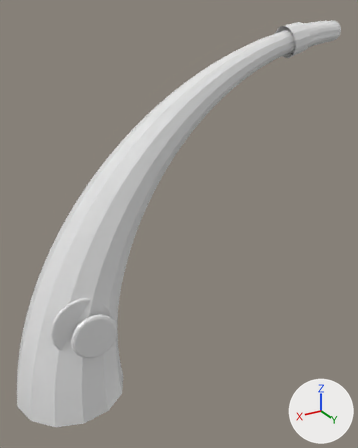
The OBJ model assets/lur.obj: old version first, new version second.
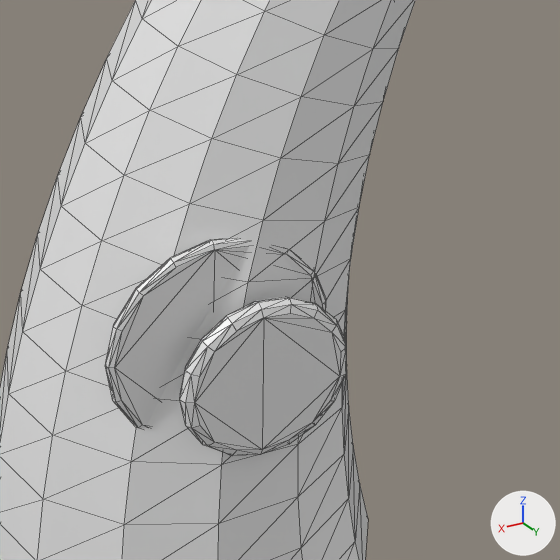
Each version appears first whole from a 50 mm lens placed at (0.163, 0.583, 0.513), pointed at (-0.183, 0.007, 0.225), and next in a close-up on the part from 6% to 49% of the width and 52% to 87% of the height. Lighting does not change. The marker at lower right points along +X, +Y and +Z. The first two pictures are the older version. The close-ups show mesh edges as thin lines. Where no turn or scale is listed for an object, it has been applied to the vertices. Vertices at exactly the same position are counted once.

Objects in the first close-up: 'lur_wolf'.
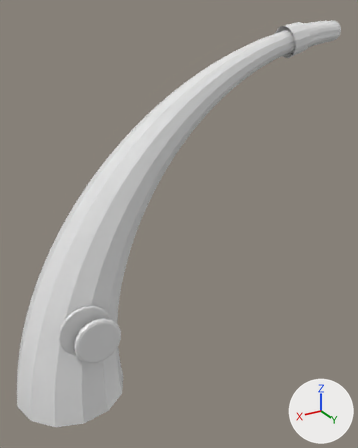
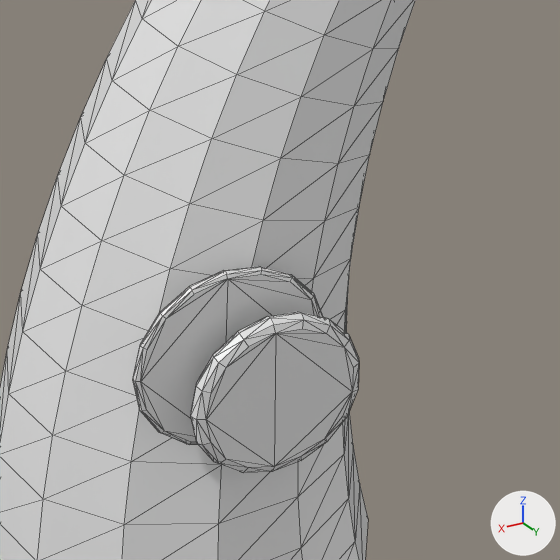
Pixel boxes [x1, y1, x2, y2] of what changed, in the close-ups (560 x 560 px; the box of a moved part takes in the faces that stretch with it):
```json
{"part": 1, "of": "me_lur_wolf", "change": "moved or reshaped", "before": [105, 238, 326, 428], "after": [133, 266, 323, 445]}
{"part": 2, "of": "me_lur_wolf", "change": "moved or reshaped", "before": [180, 297, 346, 456], "after": [191, 312, 359, 473]}
```

The change, as JSON lines over the scene's bpy script:
```json
{"block": "me_lur_wolf", "where": "# used by ob_lur_wolf; location = (0.0, 0.0, 0.0)"}
{"op": "remove", "block": "me_lur_wolf", "code": "me_lur_wolf.from_pydata(...)  # 920 vertices, 1745 faces; spans x -0.468..0.079, y -0.078..0.078, z 0.0..0.499"}
{"op": "add", "block": "me_lur_wolf", "code": "me_lur_wolf.from_pydata(...)  # 920 vertices, 1745 faces; spans x -0.468..0.079, y -0.078..0.083, z 0.0..0.499"}
{"block": "me_lur_wolf", "change": "me_lur_wolf part 1: the loose piece of 85 vertices spanning x -0.05..0.033, y 0.05..0.055, z 0.093..0.177 is scaled about its middle by (0.859, 0.801, 0.859), then moved by (0.0, 0.012, 0.0)"}
{"block": "me_lur_wolf", "change": "me_lur_wolf part 2: the loose piece of 85 vertices spanning x -0.051..0.013, y 0.064..0.072, z 0.093..0.156 is moved by (0.0, 0.011, 0.0)"}
```
